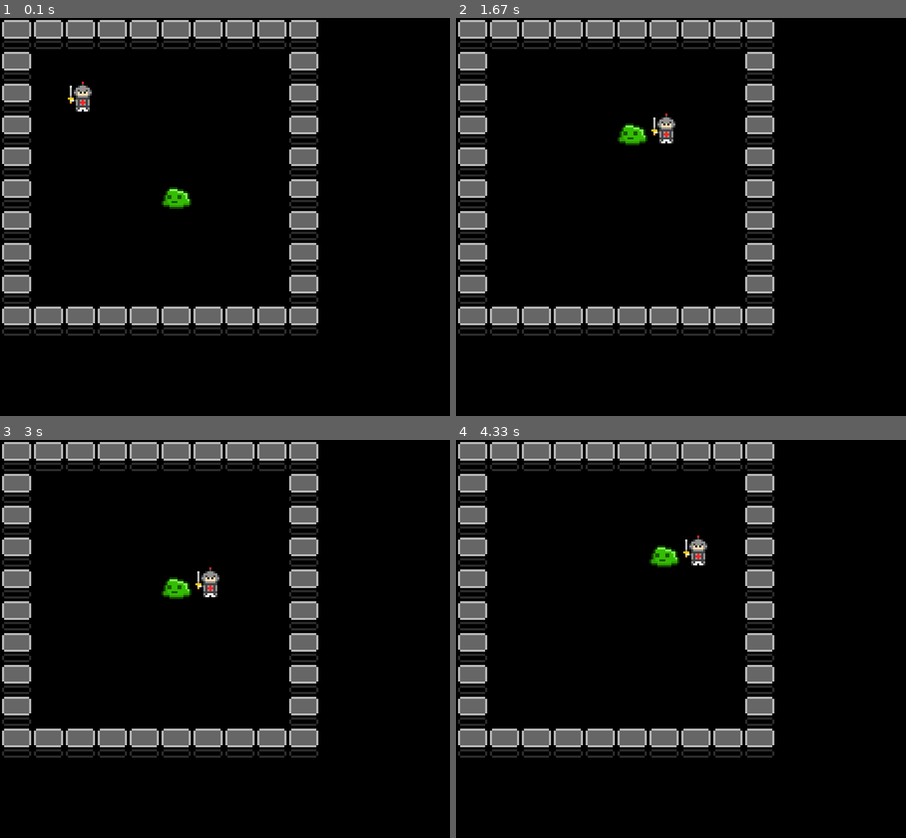
Above: before the commit, frames 1-4 (two rows, left to right).
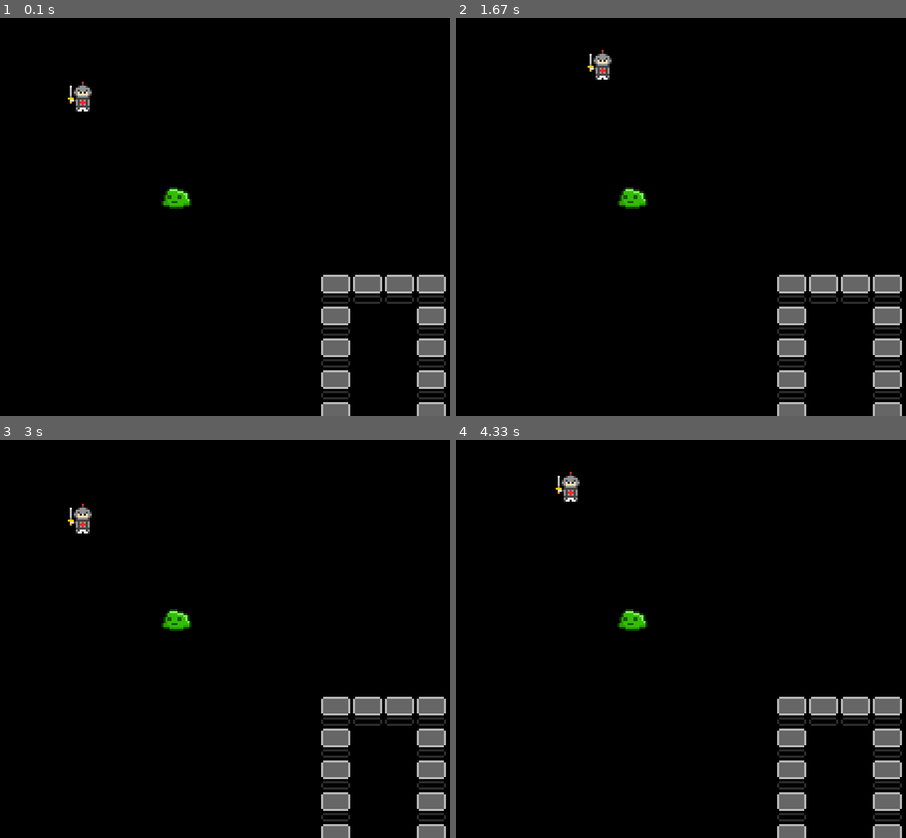
Above: after the commit, the same moments.

Repository: GiantSpaceHamster/GiantRoguelike
Game: pygame game, started from src/python/pygame_main.py
The game is run twice, just before and just after one commit, with the same random seed, the same clock (stepped at 60 frames per second) and the same inputs.
Inputs:
- Up to frame 1 (0.1 s): no input
- Up to frame 2 (1.67 s): tap Space at 0.33 s; hold Right 0.67-1.13 s; hold Up 1.17-1.47 s; hold Right from 1.5 s (still down)
- Up to frame 3 (3 s): release Right at 1.97 s; hold Left 2-2.53 s; hold Down 2.57-2.87 s; hold Left from 2.9 s (still down)
- Up to frame 4 (4.33 s): release Left at 3.3 s; hold Up 3.33-3.7 s; hold Right from 3.73 s (still down)

The runs differ from the first frame. In frame 1, 17% of the frame differs, in the area x 0-100%, y 0-100%; in frame 2, 18%; in frame 3, 18%; in frame 4, 18%.

Commit message:
랜덤 룸 생성을 통해서 방이 만들어지도록 수정
* 카메라 이동 처리 할 것
* 길 찾기를 위한, 엣지 재 갱신 함수 만들 것
* 마우스로 클릭 하면 길 찾기 하도록 수정할 것

Diff:
--- a/src/python/RoomGenerator.py
+++ b/src/python/RoomGenerator.py
@@ -1,5 +1,4 @@
 from utils import *
-
 from random import *
 
 class MapData:
@@ -22,11 +21,23 @@
         self.m_leftSize = 0
         self.m_rightSize = 0
 
+    def GetWidth(self):
+        return (-self.m_leftSize + self.m_rightSize)
+
+    def GetHeight(self):
+        return (-self.m_downSize + self.m_upSize)
+
     def __call__(self):
         print("Data : ",  self.m_mapData)
 
     def __getitem__(self,  index):
         return self.m_mapData[index]
+
+    def GetData(self, x, y):
+        refX = x + self.m_leftSize
+        refY = y + self.m_downSize
+
+        return self.m_mapData[refX][refY]
 
     def PrintMap(self):
         for j in range(self.m_upSize, self.m_downSize - 1, -1):
@@ -194,17 +205,11 @@
 
             self.m_rightSize = self.m_rightSize + 1
 
-class Room(Graph):
-    def __init__(self):
-        super().__init__()
-
 class EightDirectionRoom:
     m_identifier = -1
 
     m_posX = -1
     m_posY = -1
-
-    m_roomData = None
 
     m_mapData = None
     m_roomSizeX = -1
@@ -230,7 +235,6 @@
 
     def __init__(self,  ident):
         self.m_identifier = ident
-        self.m_roomData = Room()
         self.m_directionData = [None for i in range(8)]
 
         self.m_mapData = None
@@ -262,7 +266,10 @@
     finishWorkedRoom = []
 
     # TODO: 설정에 따라 방의 갯수는 달라진다. 이를 수정해야 함.
+    # 방 갯수가 1 일때는 고정 한다.
     totalRoomNum = randint(int(maxRoomNum * 0.5),  maxRoomNum)
+    if maxRoomNum == 1:
+        totalRoomNum = 1
 
     generatedRoom = [EightDirectionRoom(i) for i in range(totalRoomNum)]
 
@@ -367,8 +374,7 @@
 
     return finishWorkedRoom
 
-# GenerateRandomRoom(size)
-def GenerateRandomRoom(roomSize):
+def CreateRandomRoom(roomSize):
     madedRoom = MapGenerator(roomSize)
     tempMapData = MapData()
 
--- a/src/python/data.py
+++ b/src/python/data.py
@@ -50,7 +50,11 @@
 row = 10
 col = 10
 
-fieldMap = GenerateMap(row, col)
+#fieldMap = GenerateMap(row, col)
+fieldMap = RandomGenerateMap(0, 5)
+
+row = fieldMap.GetWidth()
+col = fieldMap.GetHeight()
 
 orderList = { "Move" : MoveCharacter }
 
--- a/src/python/pygame_main.py
+++ b/src/python/pygame_main.py
@@ -14,14 +14,14 @@
 
    for event in events:
       if event.type == pygame.QUIT:
-         sys.exit(0)
+        sys.exit(0)
       else:
-         #print(event)
-         if event.type == pygame.KEYDOWN:
+        #print(event)
+        if event.type == pygame.KEYDOWN:
             if event.key == pygame.K_LEFT:
-               """ 왼쪽으로 이동 """
-               MoveCharacter(player, fieldMap, row, col, "LEFT")
-               DoOrder = True
+                """ 왼쪽으로 이동 """
+                MoveCharacter(player, fieldMap, row, col, "LEFT")
+                DoOrder = True
 
             elif event.key == pygame.K_RIGHT:
                """ 오른쪽으로 이동 """
@@ -47,100 +47,102 @@
       return DoOrder
 
 def main():
-   # 파이 게임을 초기화 한다.
-   pygame.init()
+    # 파이 게임을 초기화 한다.
+    pygame.init()
 
-   window = pygame.display.set_mode((800, 600))
-   pygame.display.set_caption("Roguelike")
-   screen = pygame.display.get_surface()
+    window = pygame.display.set_mode((800, 600))
+    pygame.display.set_caption("Roguelike")
+    screen = pygame.display.get_surface()
 
    # ResourceManager의 파일들을 갱신해 두자.
-   ResourceManager.Get().LoadAndReflushImage(pygame.image.load)
+    ResourceManager.Get().LoadAndReflushImage(pygame.image.load)
 
-   global orderList
+    global orderList
 
-   while True:
-      # 가장 먼저 플레이어가 행동 하고,
-      if KeyInput(pygame.event.get()) == True:
+    while True:
+        # 가장 먼저 플레이어가 행동 하고,
+        if KeyInput(pygame.event.get()) == True:
             # 그 뒤에 Nonplayer 들이 행동을 한다.
             print("Find Path for enemy...")
             enemyOrder = PathFindAndMove(enemy, fieldMap, player.GetX(), player.GetY())
             print(enemyOrder)
-            eorder = enemyOrder[1]
+
+            eorder = 0
+            if len(enemyOrder) > 1:
+                eorder = enemyOrder[1]
 
             EnemyPos = enemy.GetY() * 10 + enemy.GetX()
             if EnemyPos > eorder:
-                  # playerPos 가 order 보다 크다.
-                  if EnemyPos - 10 == eorder:
-                     MoveCharacter(enemy, fieldMap, row, col, "UP")
-                  elif EnemyPos - 1 == eorder:
-                     MoveCharacter(enemy, fieldMap, row, col, "LEFT")
+                # playerPos 가 order 보다 크다.
+                if EnemyPos - 10 == eorder:
+                    MoveCharacter(enemy, fieldMap, row, col, "UP")
+                elif EnemyPos - 1 == eorder:
+                    MoveCharacter(enemy, fieldMap, row, col, "LEFT")
             else:
-                  # playerPos 가 order 보다 작다.
-                  if EnemyPos + 10 == eorder:
-                     MoveCharacter(enemy, fieldMap, row, col, "DOWN")
-                  elif EnemyPos + 1 == eorder:
-                     MoveCharacter(enemy, fieldMap, row, col, "RIGHT")
+                # playerPos 가 order 보다 작다.
+                if EnemyPos + 10 == eorder:
+                    MoveCharacter(enemy, fieldMap, row, col, "DOWN")
+                elif EnemyPos + 1 == eorder:
+                    MoveCharacter(enemy, fieldMap, row, col, "RIGHT")
 
+        # 플레이어 명령 수행
+        if len(orderList) > 0:
+            #print("Order Size : ", len(orderList))
+            order = orderList[0]
+            orderList.remove(order)
+            playerPos = player.GetY() * 10 + player.GetX()
 
-      # 플레이어 명령 수행
-      if len(orderList) > 0:
-         #print("Order Size : ", len(orderList))
-         order = orderList[0]
-         orderList.remove(order)
-         playerPos = player.GetY() * 10 + player.GetX()
+            if playerPos > order:
+                # playerPos 가 order 보다 크다.
+                if playerPos - 10 == order:
+                    MoveCharacter(player, fieldMap, row, col, "UP")
+                elif playerPos - 1 == order:
+                    MoveCharacter(player, fieldMap, row, col, "LEFT")
+            else:
+                # playerPos 가 order 보다 작다.
+                if playerPos + 10 == order:
+                    MoveCharacter(player, fieldMap, row, col, "DOWN")
+                elif playerPos + 1 == order:
+                    MoveCharacter(player, fieldMap, row, col, "RIGHT")
 
-         if playerPos > order:
+        # 그 뒤에 Nonplayer 들이 행동을 한다.
+        print("Find Path for enemy...")
+        enemyOrder = PathFindAndMove(enemy, fieldMap, player.GetX(), player.GetY())
+        print(enemyOrder)
+        eorder = enemyOrder[1]
+
+        EnemyPos = enemy.GetY() * 10 + enemy.GetX()
+        if EnemyPos > eorder:
             # playerPos 가 order 보다 크다.
-            if playerPos - 10 == order:
-               MoveCharacter(player, fieldMap, row, col, "UP")
-            elif playerPos - 1 == order:
-               MoveCharacter(player, fieldMap, row, col, "LEFT")
-         else:
+            if EnemyPos - 10 == eorder:
+                MoveCharacter(enemy, fieldMap, row, col, "UP")
+            elif EnemyPos - 1 == eorder:
+                MoveCharacter(enemy, fieldMap, row, col, "LEFT")
+        else:
             # playerPos 가 order 보다 작다.
-            if playerPos + 10 == order:
-               MoveCharacter(player, fieldMap, row, col, "DOWN")
-            elif playerPos + 1 == order:
-               MoveCharacter(player, fieldMap, row, col, "RIGHT")
+            if EnemyPos + 10 == eorder:
+                MoveCharacter(enemy, fieldMap, row, col, "DOWN")
+            elif EnemyPos + 1 == eorder:
+                MoveCharacter(enemy, fieldMap, row, col, "RIGHT")
 
-         # 그 뒤에 Nonplayer 들이 행동을 한다.
-         print("Find Path for enemy...")
-         enemyOrder = PathFindAndMove(enemy, fieldMap, player.GetX(), player.GetY())
-         print(enemyOrder)
-         eorder = enemyOrder[1]
+        # 모든 사이클이 끝났다면, 이제 장면을 렌더링.
+        #
+        screen.fill((0, 0, 0))
 
-         EnemyPos = enemy.GetY() * 10 + enemy.GetX()
-         if EnemyPos > eorder:
-               # playerPos 가 order 보다 크다.
-               if EnemyPos - 10 == eorder:
-                  MoveCharacter(enemy, fieldMap, row, col, "UP")
-               elif EnemyPos - 1 == eorder:
-                  MoveCharacter(enemy, fieldMap, row, col, "LEFT")
-         else:
-               # playerPos 가 order 보다 작다.
-               if EnemyPos + 10 == eorder:
-                  MoveCharacter(enemy, fieldMap, row, col, "DOWN")
-               elif EnemyPos + 1 == eorder:
-                  MoveCharacter(enemy, fieldMap, row, col, "RIGHT")
+        # 장면 렌더링.
+        for i in range(3):
+            for x in range(row):
+                for y in range(col):
+                    image = ResourceManager.Get().GetLoadedResource(fieldMap[i][x][y].GetProperty("ResourceID"))
 
-      # 모든 사이클이 끝났다면, 이제 장면을 렌더링.
+                    if image is not None:
+                        screen.blit(image, (x * 48, y * 48))
 
-      #
-      screen.fill((0, 0, 0))
+        #playerImg = ResourceManager.Get().GetLoadedResource(player.GetProperty("ResourceID"))
+        #if playerImg is not None:
+        #  screen.blit(playerImg, (player.GetX() * 48, player.GetY() * 48))
 
-      # 장면 렌더링.
-      for i in range(3):
-         for x in range(row):
-            for y in range(col):
-               image = ResourceManager.Get().GetLoadedResource(fieldMap[i][x][y].GetProperty("ResourceID"))
-               if image is not None:
-                  screen.blit(image, (x * 48, y * 48))
-
-      #playerImg = ResourceManager.Get().GetLoadedResource(player.GetProperty("ResourceID"))
-      #if playerImg is not None:
-       #  screen.blit(playerImg, (player.GetX() * 48, player.GetY() * 48))
-
-      pygame.display.flip()
+        pygame.display.flip()
 
 if __name__ == "__main__":
     main()
--- a/src/python/utils.py
+++ b/src/python/utils.py
@@ -5,6 +5,7 @@
 from core import *
 from resource import *
 from definition import *
+from RoomGenerator import *
 
 import os
 
@@ -99,58 +100,80 @@
 
         return None
 
+# 랜덤 맵 -> 일반 맵 변환 함수
+def TransRandomMapToGraphMap(randomMap):
+    width = randomMap.GetWidth()
+    height = randomMap.GetHeight()
+
+    print(width, height)
+    mapData = RogueMapList()
+    mapData.GenData(width, height)
+
+    for i in range(width):
+        for j in range(height):
+            """데이터를 옮긴다!"""
+            if randomMap.GetData(i, j) == 1:
+                mapData[0][i][j] = Wall()
+                mapData[0][i][j].SetProperty("ResourceID", "Image/BlockObject/Wall/BreakdisableWall")
+
+    # 모든 작업이 끝났다면, 그래프를 새로 만들자.
+
+    return mapData
 
 # 맵 생성 함수
-def GenerateMap(x, y):
-    """ x, y 로 구성된 맵을 생성 합니다. """
-
-    # Path Finding을 위해, x * y 크기의 노드를 만듭니다.
-    mapNode = CreateNodeList(x * y)
-
-    # 만들어진 mapNode 데이터를 토대로, 4방향 격자 그래프를 만듭니다.
-    mapGraph = CreateQuadGridGraph(x, y, mapNode)
-
-    # 맵 데이터를 생성 합니다.
-    mapData = []
-
-    mapData.append(list(range(x)))
-    mapData.append(list(range(x)))
-    mapData.append(list(range(x)))
-    mapData.append(mapGraph)
-
-    for i in range(x):
-        mapData[0][i] = list(range(y))
-        mapData[1][i] = list(range(y))
-        mapData[2][i] = list(range(y))
-
-        for j in range(y):
-            mapData[0][i][j] = Object()
-            mapData[1][i][j] = Object()
-            mapData[2][i][j] = Board()
-
-    """
-    외곽에 벽을 설치한다.
-    """
-
-    for i in range(x):
-        mapData[0][i][0] = Wall()
-        mapData[0][i][y - 1] = Wall()
-
-        mapData[0][i][0].SetProperty("ResourceID", "Image/BlockObject/Wall/BreakdisableWall")
-        mapData[0][i][y - 1].SetProperty("ResourceID", "Image/BlockObject/Wall/BreakdisableWall")
-
-    for i in range(y):
-        mapData[0][0][i] = Wall()
-        mapData[0][x - 1][i] = Wall()
-
-        mapData[0][0][i].SetProperty("ResourceID", "Image/BlockObject/Wall/BreakdisableWall")
-        mapData[0][x - 1][i].SetProperty("ResourceID", "Image/BlockObject/Wall/BreakdisableWall")
-
-    """
-    TODO: 위 벽들을 기준으로, 각 그래프의 리스트들의 Edge도 재 조정해야 한다.
-    """
-
-    return mapData
+def RandomGenerateMap(roomType, roomCount):
+    """ 랜덤으로 맵을 만들어서 설정 합니다. """
+    # TODO : roomType을 사용할 수 있게 수정해야 합니다.
+    createdRoom = CreateRandomRoom(roomCount)
+
+    # 만들어진 맵을 기초로, 맵으로 변환 합니다.
+    createdMap = TransRandomMapToGraphMap(createdRoom)
+
+    return createdMap
+
+class RogueMapList:
+    m_mapData = []
+    m_width = 0
+    m_height = 0
+
+    def __init__(self):
+        self.m_mapData = []
+        self.m_width = 0
+        self.m_height = 0
+
+    def GetWidth(self):
+        return self.m_width
+
+    def GetHeight(self):
+        return self.m_height
+
+    def GenData(self, x, y):
+        self.m_width = x
+        self.m_height = y
+
+        # Path Finding을 위해, x * y 크기의 노드를 만듭니다.
+        mapNode = CreateNodeList(x * y)
+
+        # 만들어진 mapNode 데이터를 토대로, 4방향 격자 그래프를 만듭니다.
+        mapGraph = CreateQuadGridGraph(x, y, mapNode)
+
+        self.m_mapData.append(list(range(x)))
+        self.m_mapData.append(list(range(x)))
+        self.m_mapData.append(list(range(x)))
+        self.m_mapData.append(mapGraph)
+
+        for i in range(x):
+            self.m_mapData[0][i] = list(range(y))
+            self.m_mapData[1][i] = list(range(y))
+            self.m_mapData[2][i] = list(range(y))
+
+            for j in range(y):
+                self.m_mapData[0][i][j] = Object()
+                self.m_mapData[1][i][j] = Object()
+                self.m_mapData[2][i][j] = Board()
+
+    def __getitem__(self, key):
+        return self.m_mapData[key]
 
 # 맵 검사 함수
 def CheckValidMap(mapData, x, y, r, w):
@@ -210,37 +233,43 @@
         for j in range(height):
             for count in range(4):
                 edge = Edge()
-                edge.m_source = i * width + j
+                edge.m_source = j * width + i
 
                 # 왼쪽
                 if count == 0:
                     if i > 0:
-                        edge.m_destiny = (i - 1) * width + j
+                        edge.m_destiny = (j - 1) * width + i
                     else:
                         continue
 
                 # 위
                 if count == 1:
                     if j > 0:
-                        edge.m_destiny = i * width + j - 1
+                        edge.m_destiny = j * width + i - 1
                     else:
                         continue
 
                 # 오른쪽
                 if count == 2:
                     if i < width - 1:
-                        edge.m_destiny = (i + 1) * width + j
+                        edge.m_destiny = (j + 1) * width + i
                     else:
                         continue
 
                 # 아래
                 if count == 3:
                     if j < height - 1:
-                        edge.m_destiny = i * width + j + 1
+                        edge.m_destiny = j * width + i + 1
                     else:
                         continue
 
-                graphList[i * width + j].AddEdge(edge)
+                if edge.m_destiny < 0:
+                    edge.m_destiny = -1
+
+                if edge.m_destiny >= len(nodeData):
+                    edge.m_destiny = -1
+
+                graphList[j * width + i].AddEdge(edge)
 
     return graphList
 
@@ -335,4 +364,4 @@
 
 # BFS로 패스를 찾고, 해당 패스로 이동 명령을 내리는 함수
 def PathFindAndMove(obj, mapData, x, y):
-    return PathFindForBFS(obj.GetY() * 10 + obj.GetX(), y * 10 + x, mapData[3])
+    return PathFindForBFS(obj.GetY() * mapData.GetWidth() + obj.GetX(), y * mapData.GetHeight() + x, mapData[3])
